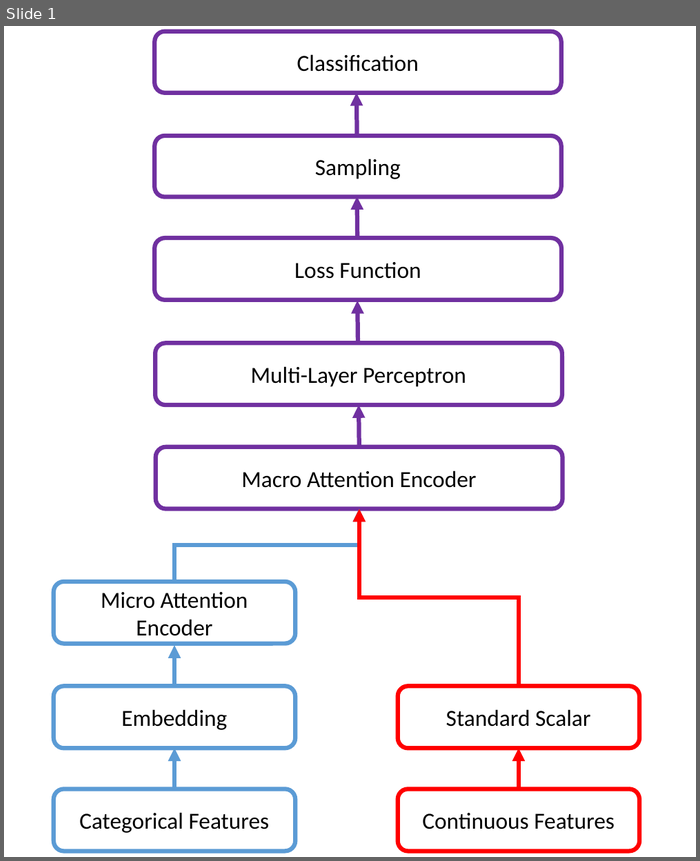
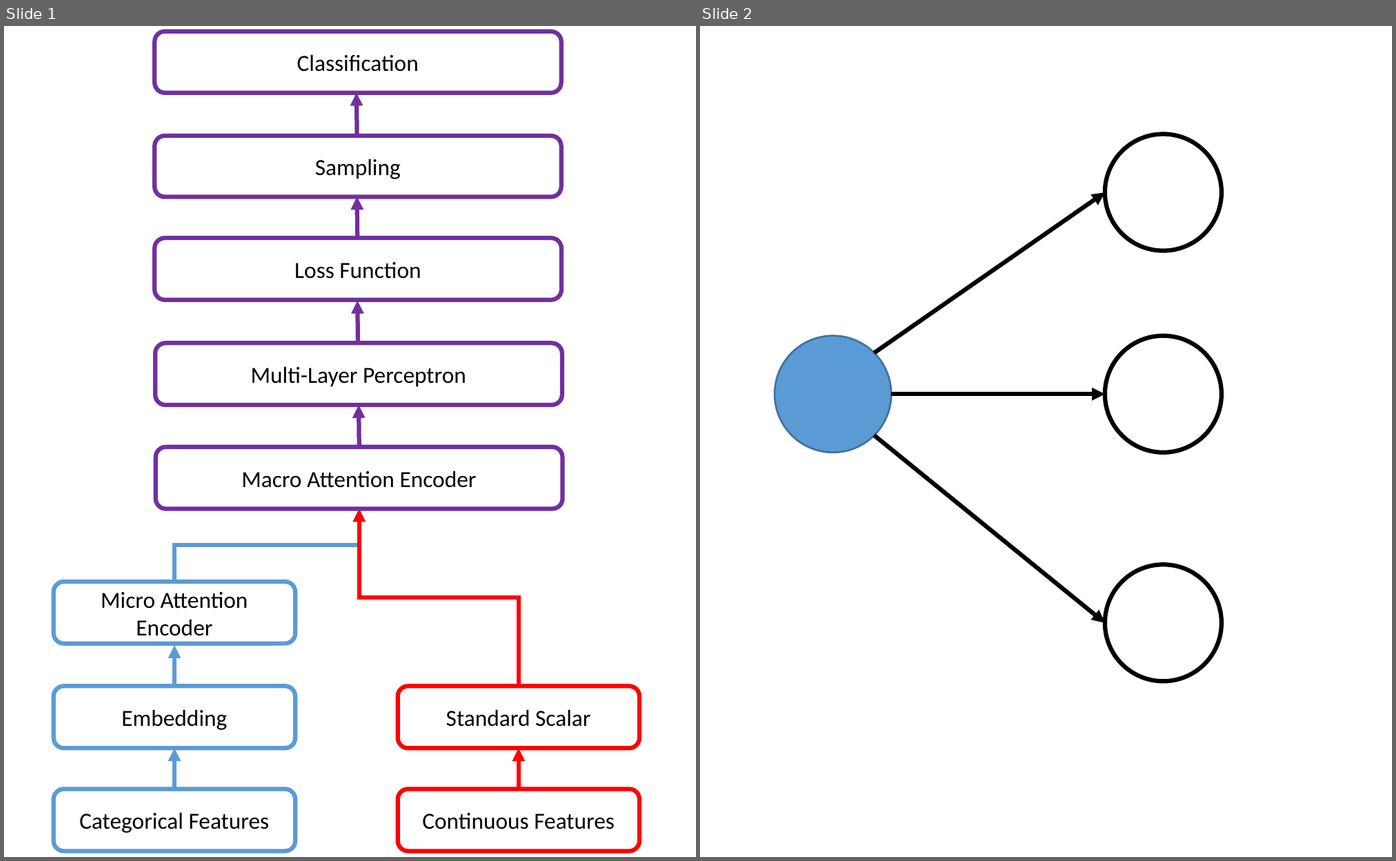
Before and after one commit to riteshbachhar/Fraud-detection-using-AI, a slide deck: Kate/diagrams.pptx. Shown side by side, each under a label of ours: slide 1 before the commit, slides 1 and 2 after it. The pictures are 700x861 and 1396x861 pixels, drawn with LibreOffice and Linux fonts; fonts in the diff are those of the drawing. Boxes give left, top, right and bottom in pixels: in the first picture for what was removed or moved away, otherwise in the second. Text is boxed around its words. In the diff, an @@ line names an element or a change of style, - is before the commit and + after.

```diff
--- a/Kate/diagrams.pptx
+++ b/Kate/diagrams.pptx
@@ slide 2 added at (700,26,1392,857), background #FFFFFF @@
@@ ellipse added at (1106,134,1222,250), fill #FFFFFF, outline #000000 2.25 pt @@
@@ arrow added from (875, 352) to (1106, 192), #000000 2.25 pt @@
@@ ellipse added at (775,336,891,452), fill #5B9BD5, outline #43739E 1 pt @@
@@ ellipse added at (1106,336,1222,452), fill #FFFFFF, outline #000000 2.25 pt @@
@@ arrow added from (891, 394) to (1106, 394), #000000 2.25 pt @@
@@ arrow added from (875, 436) to (1106, 623), #000000 2.25 pt @@
@@ ellipse added at (1106,564,1222,681), fill #FFFFFF, outline #000000 2.25 pt @@
```
Also in this commit, not shown: 2 other slides added, 3 other files.
